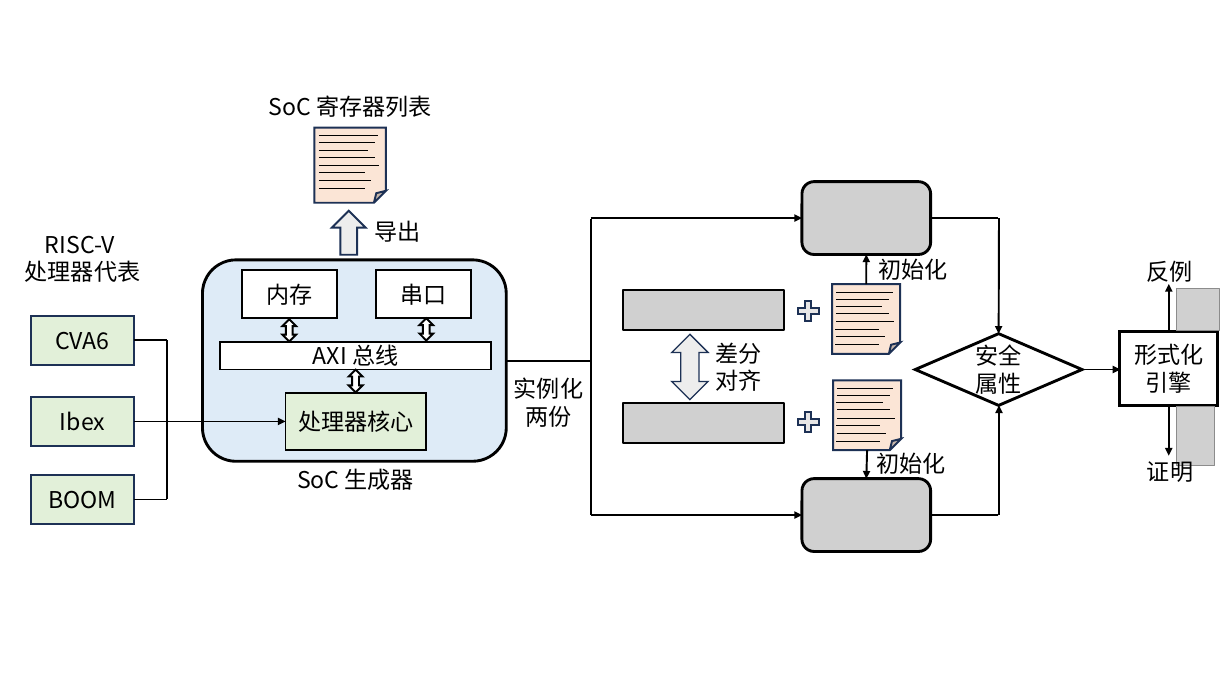
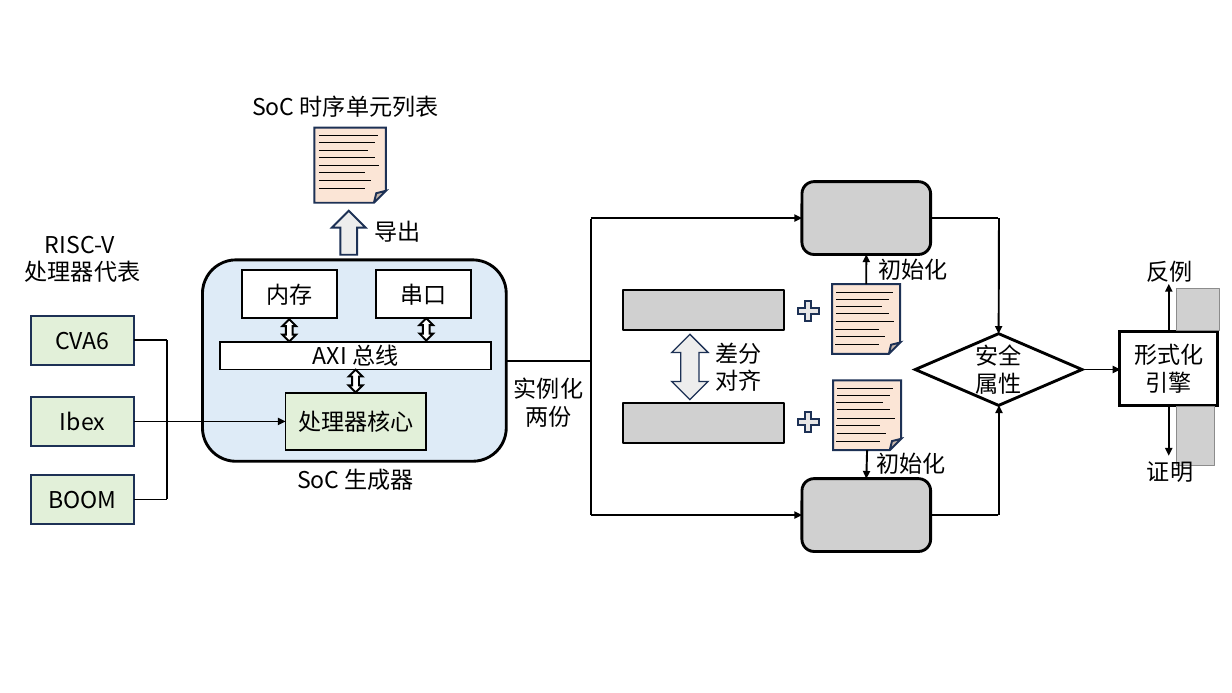
Before and after one commit to zxz2004626/zjuthesis-proposal, a slide deck: slide 1 of figure/proposal/Workflow.pptx. Drawn at 1232x693 pixels with LibreOffice and Linux fonts; fonts in the diff are those of the drawing; grey boxes stand for pictures. Boxes give left, top, right and bottom in pixels: in the first picture for what was removed or moved away, otherwise in the second. Text is boxed around its words. In the diff, an @@ line names an element or a change of style, - is before the commit and + after.

```diff
--- a/figure/proposal/Workflow.pptx
+++ b/figure/proposal/Workflow.pptx
@@ text at [252, 95, 439, 117]: text changed @@
-SoC 寄存器列表
+SoC 时序单元列表
```
Also in this commit, not shown: 6 other files.
